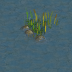
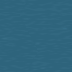
Layers edited between the first and the second 72 × 72 image:
hid "etangveg3" over left=14, top=5, right=59, bottom=45
hid "etang3" over left=0, top=0, right=72, bottom=72
added layer "fond lac" above "fond fleuve" over left=0, top=0, right=72, bottom=72
renamed "fond lac" to "fond fleuve", hid it over left=0, top=0, right=72, bottom=72
hid "ocean2" over left=0, top=0, right=72, bottom=72
hid "ocean1" over left=0, top=0, right=72, bottom=72
